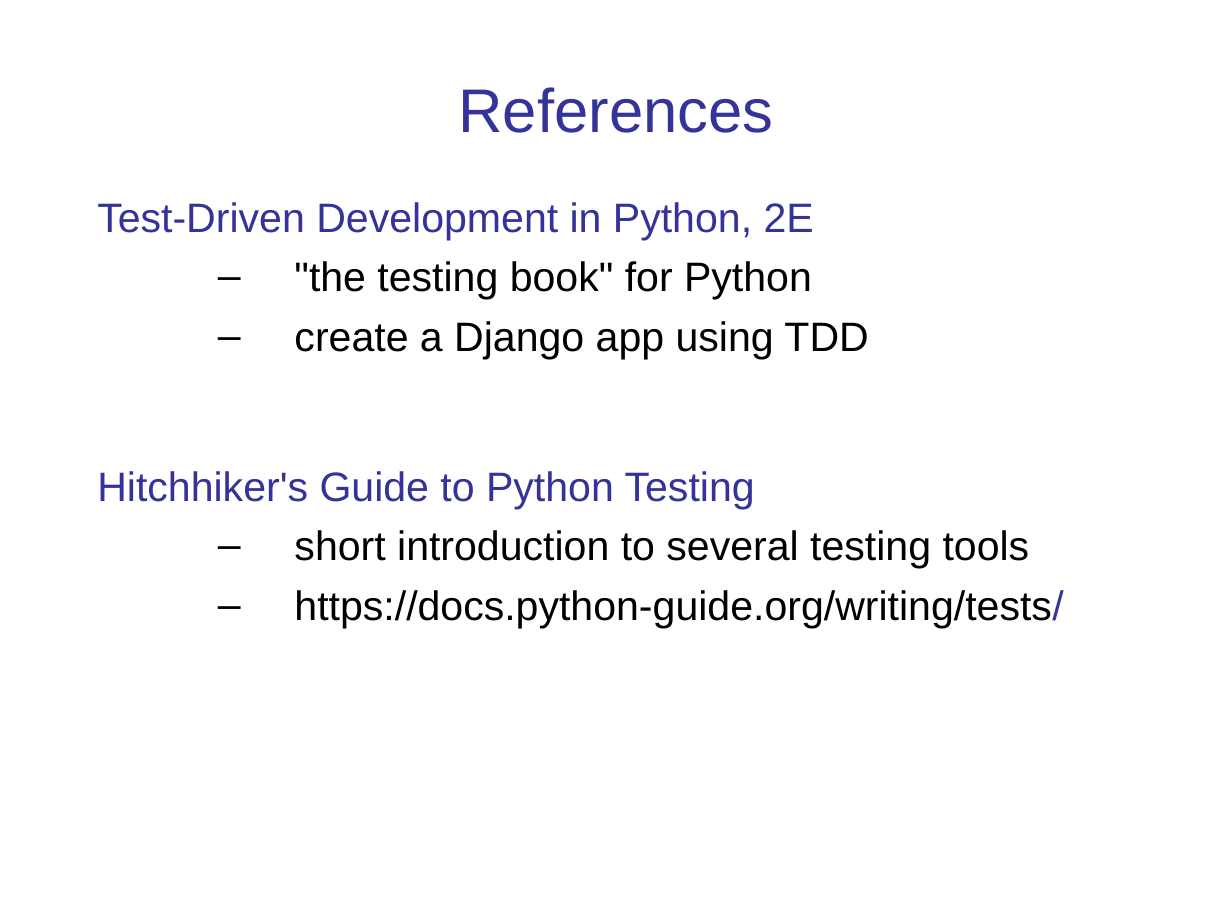
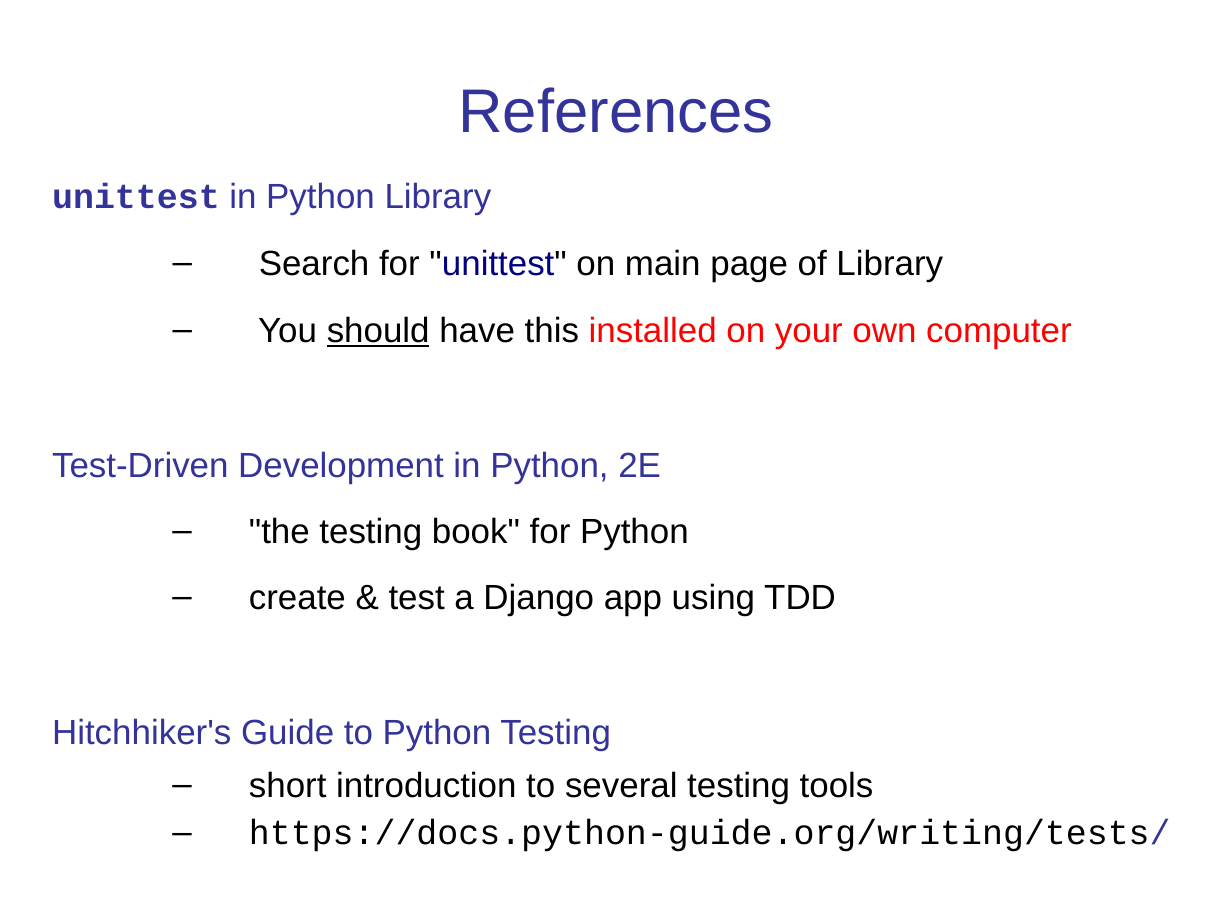
Before and after one commit to cpske/ISP, a slide deck: slide 17 of testing/Intro-to-Testing.ppt. Drawn at 1232x924 pixels with LibreOffice and Linux fonts; fonts in the diff are those of the drawing. Boxes give left, top, right and bottom in pixels: in the first picture for what was removed or moved away, otherwise in the second. Text is boxed around its words. In the diff, an @@ line names an element or a change of style, - is before the commit and + after.

Commit message:
update slides on unit testing

```diff
--- a/testing/Intro-to-Testing.ppt
+++ b/testing/Intro-to-Testing.ppt
@@ text "unittest in Python Library": place and size @@
-text "unittest in Python Library" at [97,202,1063,628]
+text "unittest in Python Library" at [52,182,1171,852]
@@ text at [52,182,1072,348]: paragraphs added @@
+unittest in Python Library
+  – Search for "unittest" on main page of Library
+  – You should have this installed on your own computer
@@ text at [52,451,1171,852]: size 24 to 20.4 pt in "Test-Driven Development in Python, 2E", ""the testing book" for Python", "Hitchhiker's Guide to Python Testing", "short introduction to several testing tools" and 1 more places; font Arial to Courier New in "https://docs.python-guide.org/writing/tests/"; indent changed; more space between paragraphs; line spacing 1 to 0.9 @@
@@ text at [249,583,836,616]: text changed; size 24 to 20.4 pt @@
-  – create a Django app using TDD
+  – create & test a Django app using TDD
```
Also in this commit, not shown: 13 other slides changed, 11 other files.
